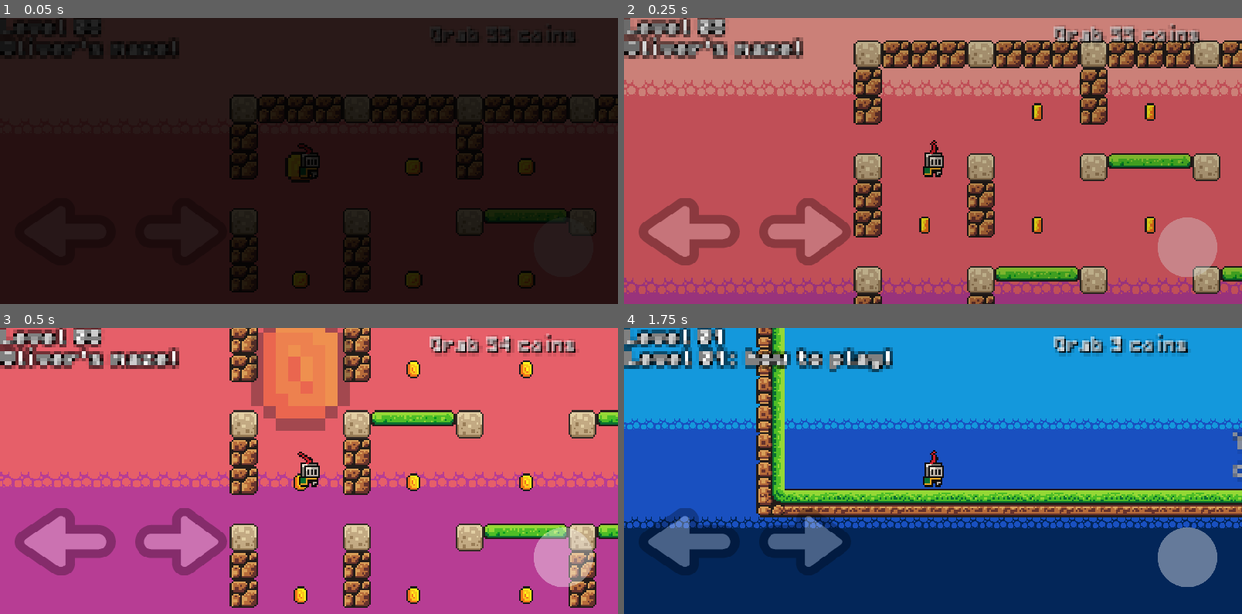
Above: before the commit, frames 1-4 (two rows, left to right).
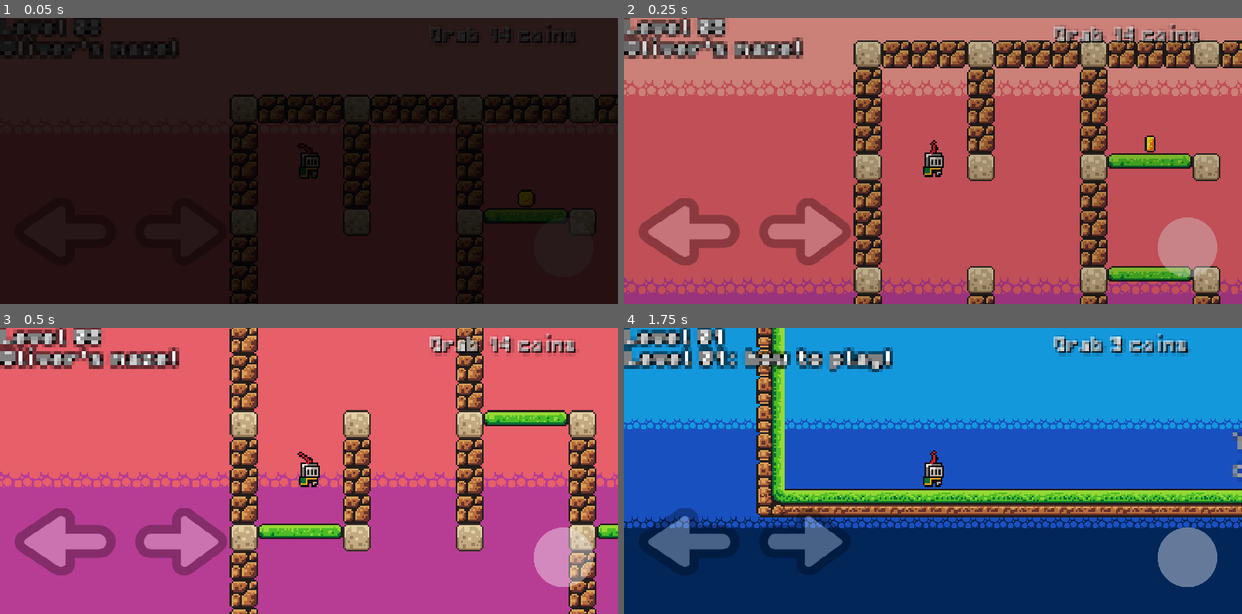
Above: after the commit, the same moments.

Repository: olivierpons/godot-prout-2d
Game: Godot game, scene res://scene/levels/level_08.tscn
The game is run twice, just before and just after one commit, with the same random seed, the same clock (stepped at 60 frames per second) and the same inputs.
Inputs:
- Up to frame 1 (0.05 s): no input
- Up to frame 2 (0.25 s): no input
- Up to frame 3 (0.5 s): no input
- Up to frame 4 (1.75 s): hold D (move_right) from 0.53 s (still down); tap X (next_level) at 0.6, 1.35 s; tap Delete (jump) at 0.77, 1.52 s

The runs differ from the first frame. In frame 1, 2.0% of the frame differs, in the area x 37-87%, y 6-100%; in frame 2, 7.5%; in frame 3, 16%, in the area x 37-100%, y 0-100%; in frame 4, nothing differs.

Commit message:
Maze ok this time!

Diff:
--- a/scene/levels/level_08.tscn
+++ b/scene/levels/level_08.tscn
@@ -43,7 +43,7 @@
 format = 2
 layer_0/name = "Background"
 layer_1/name = "Mid"
-layer_1/tile_data = PackedInt32Array(-327675, 0, 0, 1638438, 262144, 0)
+layer_1/tile_data = PackedInt32Array(-327675, 0, 0, 1638438, 262144, 0, 1376436, 262144, 0)
 layer_2/name = "Foreground"
 layer_2/z_index = 10
 layer_2/tile_data = PackedInt32Array()
--- a/scripts/tilemap_maze.gd
+++ b/scripts/tilemap_maze.gd
@@ -39,16 +39,12 @@
 		p_door += Vector2i(0, 24)
 		exit_door.global_position = p_door
 
+	var _total_coins: int = 0
 	for y in range(mz_height):
 		for x in range(mz_width):
 			var cell: Cell = mz.c(x, y)
 			var x_b: int = x*4 + x_s
 			var y_b: int = y*4 + y_s
-			var glob_p: Vector2i = to_global(map_to_local(Vector2i(x_b, y_b)))
-			var _coin: Area2D = coin.instantiate()
-			_coin.delay_before_falling = -1.0
-			add_child(_coin)
-			_coin.global_position = glob_p
 
 			# 0, Vector2i(2, 1))
 			set_cell(1, Vector2i(x_b - 2, y_b - 2), 0, Vector2i(2, 1))
@@ -60,6 +56,17 @@
 				set_cell(1, Vector2i(x_b - 1, y_b + 2), 0, Vector2i(12, 0))
 				set_cell(1, Vector2i(x_b    , y_b + 2), 0, Vector2i(13, 0))
 				set_cell(1, Vector2i(x_b + 1, y_b + 2), 0, Vector2i(15, 0))
+				if (_total_coins == 0) or ((randi() % 10) == 0):
+					var glob_p: Vector2i = Vector2i(x_b, y_b)
+					# Make REAL pixel coords with global coords:
+					glob_p = to_global(map_to_local(glob_p))
+					glob_p += Vector2i(0, 18)
+					var _coin: Area2D = coin.instantiate()
+					_coin.delay_before_falling = -1.0
+					add_child(_coin)
+					_coin.global_position = glob_p
+					_total_coins += 1
+
 			# Never try Cell.Dir.N, because Cell.Dir.S do the job:
 			# if cell.has_wall(Cell.Dir.N, mz_width, mz_height):
 			if y == 0:
@@ -69,11 +76,11 @@
 			if cell.has_wall(Cell.Dir.E, mz_width, mz_height):
 				set_cell(1, Vector2i(x_b + 2, y_b - 1), 1, Vector2i(9, 0))
 				set_cell(1, Vector2i(x_b + 2, y_b    ), 1, Vector2i(9, 0))
-				# set_cell(1, Vector2i(x_b + 2, y_b + 1), 1, Vector2i(9, 0))
+				set_cell(1, Vector2i(x_b + 2, y_b + 1), 1, Vector2i(9, 0))
 			if cell.has_wall(Cell.Dir.W, mz_width, mz_height):
 				set_cell(1, Vector2i(x_b - 2, y_b - 1), 1, Vector2i(9, 0))
 				set_cell(1, Vector2i(x_b - 2, y_b    ), 1, Vector2i(9, 0))
-				#set_cell(1, Vector2i(x_b - 2, y_b + 1), 1, Vector2i(9, 0))
+				set_cell(1, Vector2i(x_b - 2, y_b + 1), 1, Vector2i(9, 0))
 
 
 	#for y in range(y_s, y_e):
Not shown, changed: export/index.html
Not shown, changed: export/index.pck
Not shown, changed: export/index.service.worker.js
